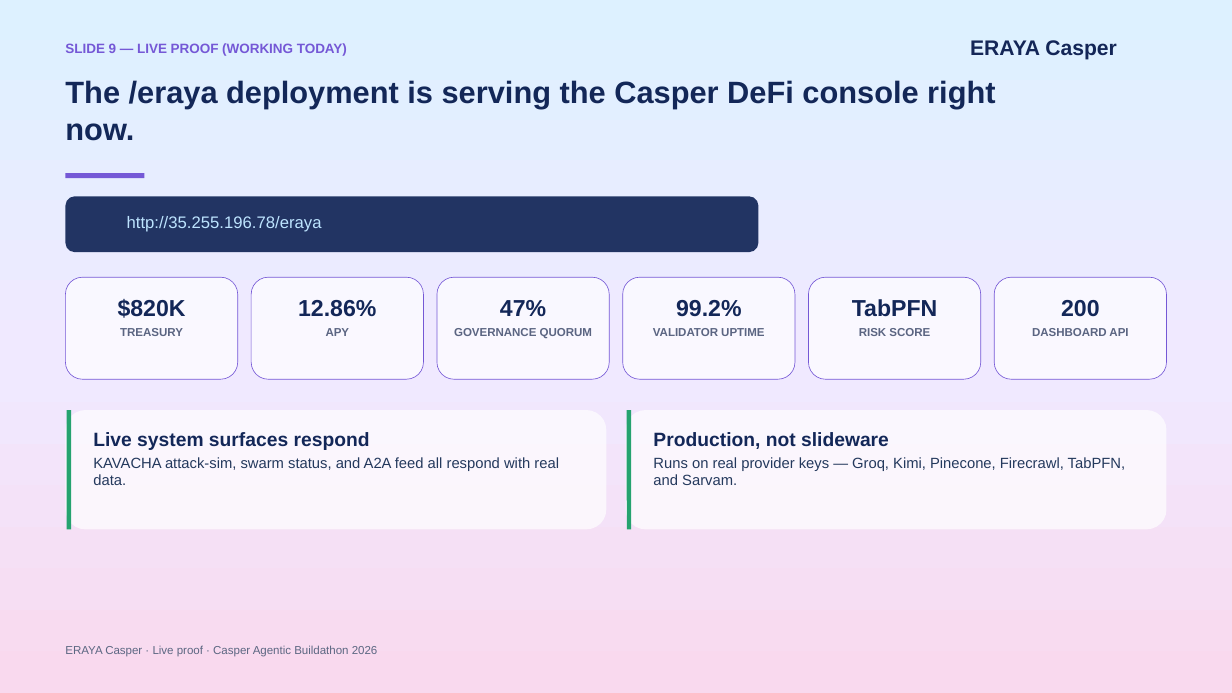
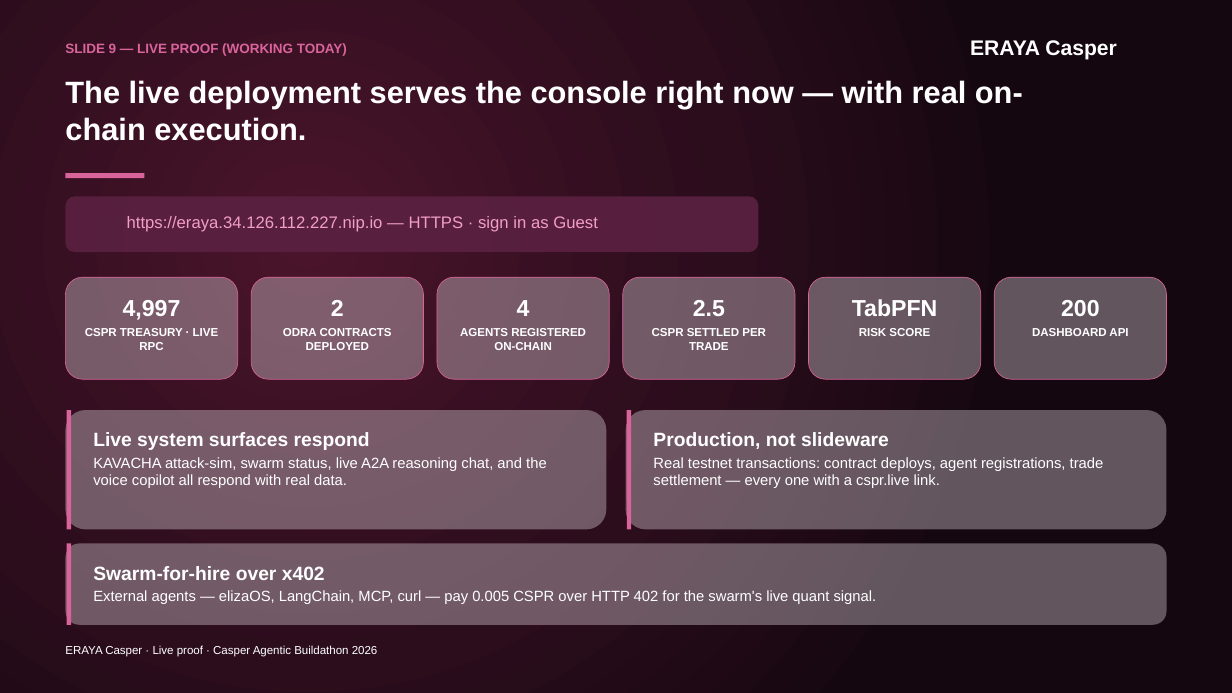
Before and after one commit to martian3062/eraya_microsoft, a slide deck: slide 9 of eraya.pptx. Drawn at 1232x693 pixels with LibreOffice and Linux fonts; fonts in the diff are those of the drawing. Boxes give left, top, right and bottom in pixels: in the first picture for what was removed or moved away, otherwise in the second. Text is boxed around its words. In the diff, an @@ line names an element or a change of style, - is before the commit and + after.

```diff
--- a/eraya.pptx
+++ b/eraya.pptx
@@ background gradient #DDF1FF to #F0E9FF to #F9D9EE to gradient #4A142B to #2B0D1C to #150710 @@
@@ text "SLIDE 9 — LIVE PROOF ..." at box(65, 43, 347, 56): text colour #7558D6 to #D9649B @@
@@ text "ERAYA Casper" at box(970, 40, 1117, 60): text colour #142657 to #FFFFFF @@
@@ text at box(65, 80, 1023, 141): text changed; text colour #132758 to #FFFFFF @@
-The /eraya deployment is serving the Casper DeFi console right now.
+The live deployment serves the console right now — with real on-chain execution.
@@ rectangle at box(65, 173, 144, 178): fill #7558D6 to #D9649B @@
@@ rounded rectangle at box(65, 197, 758, 253): fill #132758 at 93% opacity to #5A2140 at 93% opacity @@
@@ text at box(127, 216, 598, 232): text changed; text colour #BDE4FF to #F29EC7 @@
-http://35.255.196.78/eraya
+https://eraya.34.126.112.227.nip.io — HTTPS · sign in as Guest
@@ fill #FFFFFF at 70% opacity to #D8CCD3 at 40% opacity; outline #7558D6 0.75 pt to #D9649B 0.75 pt in 6 elements at box(65, 277, 238, 379), box(251, 277, 424, 379), box(437, 277, 609, 379), box(623, 277, 795, 379), box(808, 277, 981, 379), box(994, 277, 1167, 379) @@
@@ text at box(85, 328, 219, 350): text changed; text colour #5B6582 to #FFFFFF @@
-TREASURY
+CSPR TREASURY · LIVE RPC
@@ text at box(123, 300, 181, 320): text changed; text colour #132758 to #FFFFFF @@
-$820K
+4,997
@@ text at box(283, 328, 392, 350): text changed; text colour #5B6582 to #FFFFFF @@
-APY
+ODRA CONTRACTS DEPLOYED
@@ text at box(331, 300, 344, 316): text changed; text colour #132758 to #FFFFFF @@
-12.86%
+2
@@ text at box(460, 328, 586, 350): text changed; text colour #5B6582 to #FFFFFF @@
-GOVERNANCE QUORUM
+AGENTS REGISTERED ON-CHAIN
@@ text at box(517, 300, 530, 316): text changed; text colour #132758 to #FFFFFF @@
-47%
+4
@@ text at box(652, 328, 766, 350): text changed; text colour #5B6582 to #FFFFFF @@
-VALIDATOR UPTIME
+CSPR SETTLED PER TRADE
@@ text at box(693, 300, 725, 316): text changed; text colour #132758 to #FFFFFF @@
-99.2%
+2.5
@@ text "RISK SCORE" at box(859, 328, 930, 336): text colour #5B6582 to #FFFFFF @@
@@ text "DASHBOARD API" at box(1032, 328, 1128, 336): text colour #5B6582 to #FFFFFF @@
@@ rounded rectangle at box(65, 410, 606, 530): fill #FFFFFF at 70% opacity to #D8CCD3 at 40% opacity @@
@@ line (69, 410) - (69, 529): stroke #25A36F 5.25 pt to #D9649B 5.25 pt @@
@@ rounded rectangle at box(626, 410, 1167, 530): fill #FFFFFF at 70% opacity to #D8CCD3 at 40% opacity @@
@@ line (629, 410) - (629, 529): stroke #25A36F 5.25 pt to #D9649B 5.25 pt @@
@@ text colour #132758 to #FFFFFF in 4 elements at box(852, 299, 938, 316), box(1061, 300, 1100, 316), box(93, 432, 370, 450), box(653, 432, 889, 449) @@
@@ text at box(93, 457, 547, 488): text changed; text colour #24395D to #FFFFFF @@
-KAVACHA attack-sim, swarm status, and A2A feed all respond with real data.
+KAVACHA attack-sim, swarm status, live A2A reasoning chat, and the voice copilot all respond with real data.
@@ text at box(653, 457, 1104, 488): text changed; text colour #24395D to #FFFFFF @@
-Runs on real provider keys — Groq, Kimi, Pinecone, Firecrawl, TabPFN, and Sarvam.
+Real testnet transactions: contract deploys, agent registrations, trade settlement — every one with a cspr.live link.
@@ rounded rectangle added at box(65, 543, 1167, 625), fill #D8CCD3 at 40% opacity @@
@@ line added from (69, 543) to (69, 625), #D9649B 5.25 pt @@
@@ text added at box(93, 566, 325, 580), 22.5 pt, text #FFFFFF, bold @@
+Swarm-for-hire over x402
@@ text added at box(93, 590, 877, 604), 17.2 pt, text #FFFFFF @@
+External agents — elizaOS, LangChain, MCP, curl — pay 0.005 CSPR over HTTP 402 for the swarm's live quant signal.
@@ text "ERAYA Casper · Live proof ..." at box(65, 645, 378, 657): text colour #5C6782 to #FFFFFF @@
```
Also in this commit, not shown: 11 other slides changed, 1 slide added, 1 slide removed, 28 other files.
